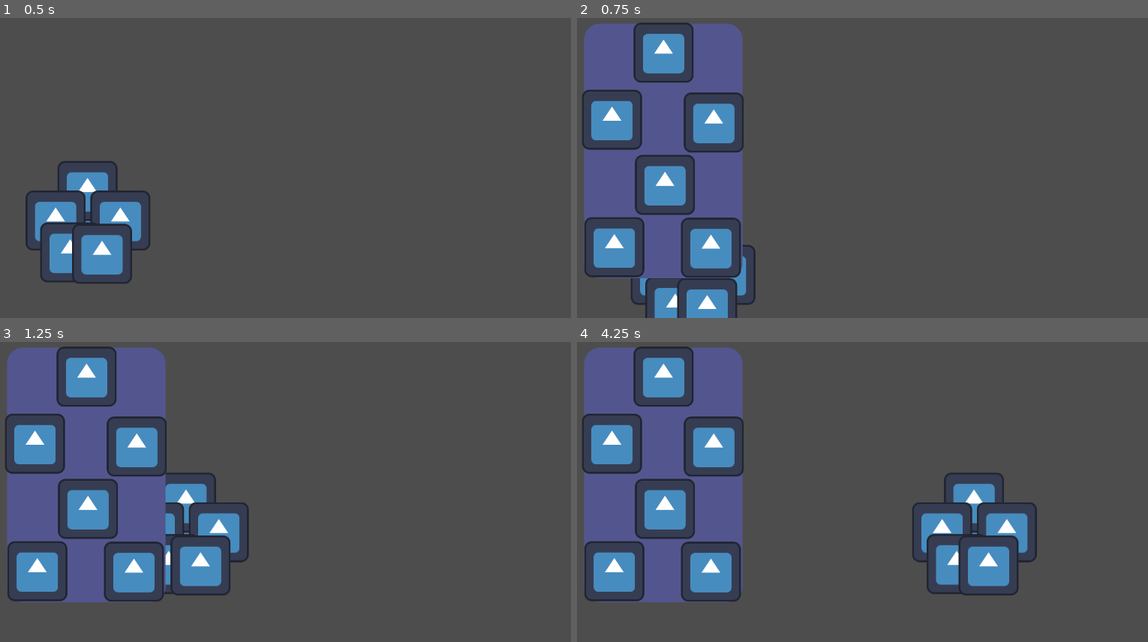
Above: before the commit, frames 1-4 (two rows, left to right).
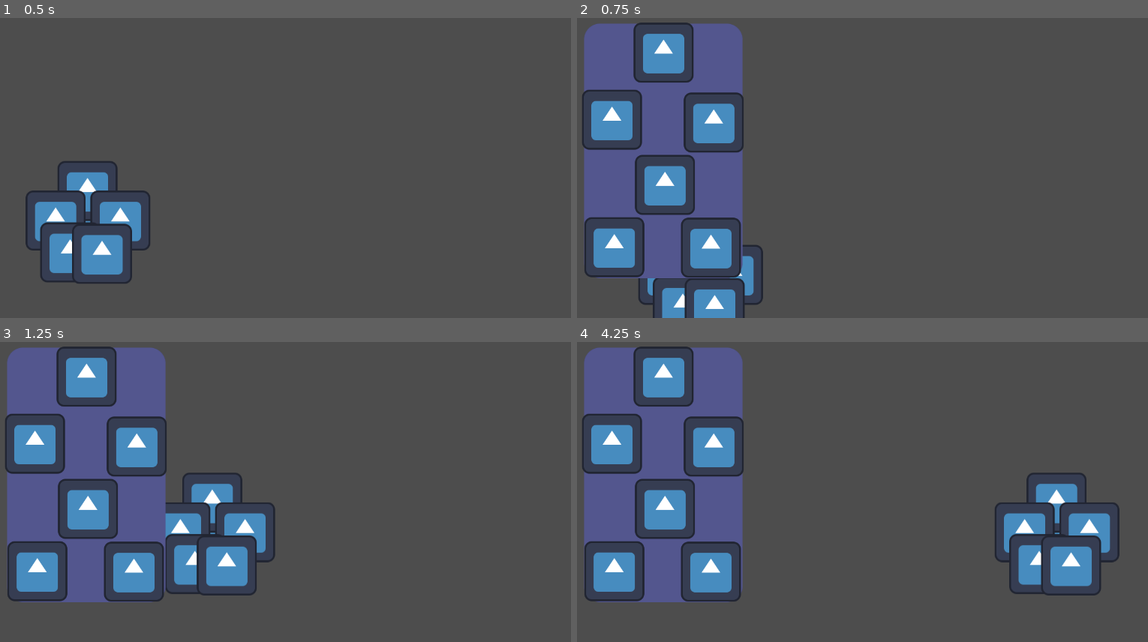
Above: after the commit, the same moments.

Repository: Tobazsbasement/Metroidvania-Month-19
Game: Godot game, scene res://Scenes/test_world.tscn
Same seed, same stepped clock (60 frames per second), same inputs: the game is played once before the commit and once after it. The project has no main scene, so this scene is started directly. The engine's default icon, where the game draws it, is replaced by a stand-in: a white triangle on a blue panel in a dark square.
Inputs (mouse positions are in pixels of both pictures, inside the frame that each line leads up to):
- Up to frame 1 (0.5 s): no input
- Up to frame 2 (0.75 s): move the mouse to (982, 132) at 0.52 s; hold D (Right) from 0.53 s (still down); tap E (Interract) at 0.6 s; click (982, 132) at 0.67 s
- Up to frame 3 (1.25 s): keep holding D (Right); tap Space (Jump) at 0.77 s
- Up to frame 4 (4.25 s): move the mouse to (662, 378) at 1.27 s; click (662, 378) at 1.35 s; tap Space (Jump) at 1.52, 3.02, 3.77 s; move the mouse to (662, 510) at 2.02 s; release D (Right) at 2.03 s; hold A (Left) 2.03-2.78 s; tap E (Interract) at 2.1, 3.6 s; click (662, 510) at 2.17 s; move the mouse to (816, 540) at 2.77 s; hold D (Right) from 2.78 s (still down); click (816, 540) at 2.85 s; move the mouse to (1028, 525) at 3.52 s

Frame 1 is identical in both runs. In frame 2, 1.5% of the frame differs, in the area x 9-33%, y 75-100%; in frame 3, 3.5%; in frame 4, 7.5%, in the area x 58-96%, y 43-85%.

Commit message:
Added stats that are read from inventory

Diff:
--- a/Metroidvania month 19/Scripts/Body Parts/BodyPart Database.gd
+++ b/Metroidvania month 19/Scripts/Body Parts/BodyPart Database.gd
@@ -8,18 +8,18 @@
 	"Basic Right Arm": [1, 0, 0, "The right arm you started off with"],
 	"Basic Left Leg": [0, 0, 1, "The left leg you started off with"],
 	"Basic Right Leg": [0, 0, 1, "The right leg you started off with"],
-	"Tank Head": [0, 3, 0, "Head taken from tank enemy. The rough material boosts your defence"],
-	"Tank Torso": [0, 2, -1, "Torso taken from tank enemy. The rough material boosts your defence, but the part is quite heavy"] ,
-	"Tank Left Arm": [2, 2, -1, "Left arm taken from tank enemy. The rough plating on the knuckles boosts your attack, but is quite heavy"] ,
-	"Tank Right Arm": [2, 2, -1, "Right arm taken from tank enemy. The rough plating on the knuckles boosts your attack, but is quite heavy"],
-	"Tank Left Leg": [0, 0, 0, "Left leg taken from tank enemy"],
-	"Tank Right Leg": [0, 0, 0, "Right leg taken from tank enemy"],
+	"Tank Head": [0, 3, -2, "Head taken from tank enemy. The rough material boosts your defence"],
+	"Tank Torso": [0, 2, -2, "Torso taken from tank enemy. The rough material boosts your defence, but the part is quite heavy"] ,
+	"Tank Left Arm": [2, 2, -3, "Left arm taken from tank enemy. The rough plating on the knuckles boosts your attack, but is quite heavy"] ,
+	"Tank Right Arm": [2, 2, -3, "Right arm taken from tank enemy. The rough plating on the knuckles boosts your attack, but is quite heavy"],
+	"Tank Left Leg": [0, 0, -2, "Left leg taken from tank enemy"],
+	"Tank Right Leg": [0, 0, -2, "Right leg taken from tank enemy"],
 	"Bull Head": [2, -2, 0, "Head taken from bull enemy. The horns increase your attack and allow you to burst through terrain at the cost of some defence"],
-	"Bull Torso": [0, 0, 1, "Torso taken from bull enemy. Because it's lighter than a normal torso, you can move faster if you have it equiped"],
+	"Bull Torso": [0, 0, 2, "Torso taken from bull enemy. Because it's lighter than a normal torso, you can move faster if you have it equiped"],
 	"Bull Left Arm": [2, 0, 0, "Left arm taken from bull enemy. The plating on the knuckles is harder than on the tank enemy, and stretches all the way down the fingers"],
 	"Bull Right Arm": [2, 0, 0, "Right arm taken from bull enemy. The plating on the knuckles is harder than on the tank enemy, and sretches all the way down the fingers"],
-	"Bull Left Leg": [0, 0, 2, "Left leg taken from bull enemy. The thick and strong structure pushes towards the ground with greater power, increasing your speed"],
-	"Bull Right Leg": [0, 0, 2, "Right leg taken from bull enemy. The thick and strong structure pushes towards the ground with greater power, increasing your speed"],
+	"Bull Left Leg": [0, 0, 3, "Left leg taken from bull enemy. The thick and strong structure pushes towards the ground with greater power, increasing your speed"],
+	"Bull Right Leg": [0, 0, 3, "Right leg taken from bull enemy. The thick and strong structure pushes towards the ground with greater power, increasing your speed"],
 	"Scavenger Head": [0, 0, 1, "Head taken from scavenger enemy. When equipped, you will recieve weak signals from interest points on the map"],
 	"Scavenger Torso": [0, 0, 1, "Torso taken from scavenger enemy. The light weight not only allows you to move faster, but to jump higher"],
 	"Scavenger Left Arm": [1, 0, 0, "Left arm taken from scavenger enemy. The flimsy claws provide a weak form of attack"],
--- a/Metroidvania month 19/Scripts/Character Bodypart/character_body_part.gd
+++ b/Metroidvania month 19/Scripts/Character Bodypart/character_body_part.gd
@@ -25,19 +25,20 @@
 	pass
 
 func set_part():
-	match part_name:
-		"Basic Head":
-			partslot = PARTSLOTS.HEAD
-		"Basic Torso":
-			partslot = PARTSLOTS.TORSO
-		"Basic Left Arm":
-			partslot = PARTSLOTS.LARM
-		"Basic Right Arm":
-			partslot = PARTSLOTS.RARM
-		"Basic Left Leg":
-			partslot = PARTSLOTS.LLEG
-		"Basic Right Leg":
-			partslot = PARTSLOTS.RLEG
+	if part_name.contains("Head"):
+		partslot = PARTSLOTS.HEAD
+	elif part_name.contains("Torso"):
+		partslot = PARTSLOTS.TORSO
+	elif part_name.contains("Left Arm"):
+		partslot = PARTSLOTS.LARM
+	elif part_name.contains("Right Arm"):
+		partslot = PARTSLOTS.RARM
+	elif part_name.contains("Left Leg"):
+		partslot = PARTSLOTS.LLEG
+	else:
+		partslot = PARTSLOTS.RLEG
+
+	set_stats()
 
 func set_stats():
 	if !part_name.is_empty():
--- a/Metroidvania month 19/Scripts/Part Inventory/Part Inventory.gd
+++ b/Metroidvania month 19/Scripts/Part Inventory/Part Inventory.gd
@@ -19,12 +19,12 @@
 	Mouse_follow.global_position = get_global_mouse_position()
 
 func load_slot():
-	Inventory.HeadSlot = "Basic Head"
-	Inventory.TorsoSlot = "Basic Torso"
-	Inventory.LArmSlot = "Basic Left Arm"
-	Inventory.RArmSlot = "Basic Right Arm"
-	Inventory.LLegSlot = "Basic Left Leg"
-	Inventory.RLegSlot = "Basic Right Leg"
+	Inventory.HeadSlot = "Bull Head"
+	Inventory.TorsoSlot = "Bull Torso"
+	Inventory.LArmSlot = "Bull Left Arm"
+	Inventory.RArmSlot = "Bull Right Arm"
+	Inventory.LLegSlot = "Bull Left Leg"
+	Inventory.RLegSlot = "Bull Right Leg"
 
 	HeadSlot.CurrentPart = Inventory.HeadSlot
 	TorsoSlot.CurrentPart = Inventory.TorsoSlot
--- a/Metroidvania month 19/Scripts/Player/player.gd
+++ b/Metroidvania month 19/Scripts/Player/player.gd
@@ -18,6 +18,9 @@
 @export var acceleration: int = 500
 @export var gravity: int = 2200
 @export var jump_strength = 800
+@export var attack: int = 1
+@export var defence: int = 1
+
 
 enum STATES {
 	IDLE,
@@ -28,6 +31,9 @@
 
 var current_state: STATES
 var input_vector:Vector2 = Vector2.ZERO
+var total_speed:int
+var total_defence:int
+var total_attack:int
 
 func _ready():
 	set_part_positions()
@@ -82,6 +88,21 @@
 	LLeg.global_position = LLegPos.global_position
 	RLeg.global_position = RLegPos.global_position
 
+func set_stats():
+	for i in get_children():
+		if i is CharacterBodypart:
+			total_speed += i.Stats[2]
+			total_attack += i.Stats[0]
+			total_defence += i.Stats[1]
+
+	total_speed *= 10
+	total_attack *= 10
+	total_defence += 10
+
+	max_speed += total_speed
+	defence += total_defence
+	attack += total_attack
+
 func set_parts(PartArray: Array):
 	Head.part_name = PartArray[0]
 	Torso.part_name = PartArray[1]
@@ -89,3 +110,9 @@
 	RArm.part_name = PartArray[3]
 	LLeg.part_name = PartArray[4]
 	RLeg.part_name = PartArray[5]
+
+	for i in get_children():
+		if i is CharacterBodypart:
+			i.set_part()
+
+	set_stats()
--- a/Metroidvania month 19/Scripts/test_world.gd
+++ b/Metroidvania month 19/Scripts/test_world.gd
@@ -7,9 +7,5 @@
 	UI.initialize_player_inventory()
 	player.set_parts([UI.PlayerInventory.Inventory.HeadSlot, UI.PlayerInventory.Inventory.TorsoSlot, UI.PlayerInventory.Inventory.LArmSlot, UI.PlayerInventory.Inventory.RArmSlot, UI.PlayerInventory.Inventory.LLegSlot, UI.PlayerInventory.Inventory.RLegSlot])
 
-	for i in player.get_children():
-		if i is CharacterBodypart:
-			i.set_stats()
-
 func _process(delta):
 	pass
